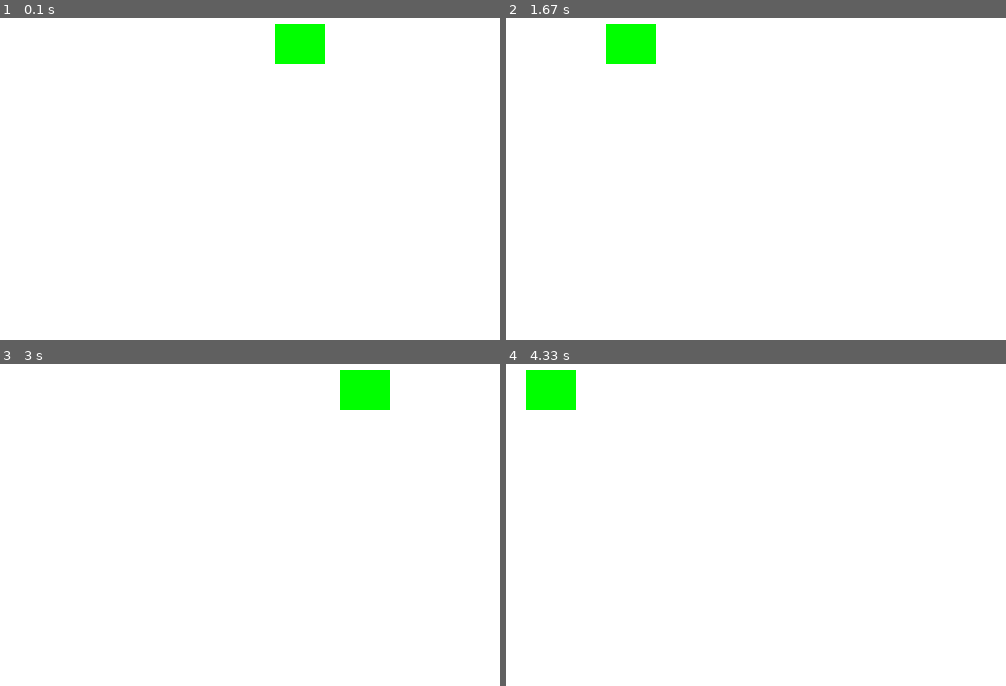
Above: before the commit, frames 1-4 (two rows, left to right).
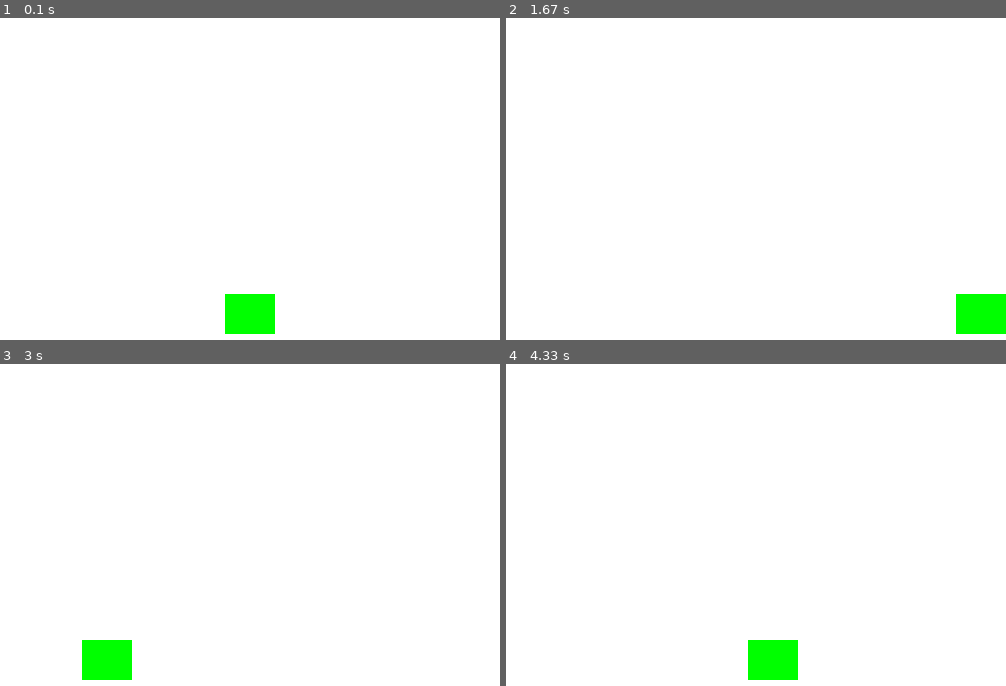
Above: after the commit, the same moments.

Repository: Poyuiu/simple-pygame
Game: pygame game, started from main.py
The game is run twice, just before and just after one commit, with the same random seed, the same clock (stepped at 60 frames per second) and the same inputs.
Inputs:
- Up to frame 1 (0.1 s): no input
- Up to frame 2 (1.67 s): hold A 0.33-0.8 s; hold Right 0.33-0.8 s; hold Right 0.83-1.3 s; hold D from 1.33 s (still down)
- Up to frame 3 (3 s): release D at 1.8 s; hold Left 1.83-2.37 s; hold A 2.4-2.8 s; hold Right from 2.83 s (still down)
- Up to frame 4 (4.33 s): release Right at 3.47 s; hold A 3.5-3.97 s; hold Right from 4 s (still down)

The runs differ from the first frame. In frame 1, 2.5% of the frame differs, in the area x 45-65%, y 1-99%; in frame 2, 2.5%; in frame 3, 2.5%; in frame 4, 2.5%.

Commit message:
spaceship class

Diff:
--- a/main.py
+++ b/main.py
@@ -1,3 +1,4 @@
+from tkinter import E
 import pygame
 
 # initialize the game and create the window
@@ -23,11 +24,21 @@
         self.image = pygame.Surface((50, 40))
         self.image.fill((0, 255, 0))
         self.rect = self.image.get_rect()
-        self.rect.center = (WIDTH / 2, HEIGHT / 2)
+        self.rect.centerx = WIDTH / 2
+        self.rect.bottom = HEIGHT - 10
+        self.speedx = 8
+
     def update(self):
-        self.rect.x += 10
-        if self.rect.left > WIDTH:
-            self.rect.right = 0
+        keyPressed = pygame.key.get_pressed()
+        if keyPressed[pygame.K_RIGHT] or keyPressed[pygame.K_d]:
+            self.rect.x += self.speedx
+        if keyPressed[pygame.K_LEFT] or keyPressed[pygame.K_a]:
+            self.rect.x -= self.speedx
+        if self.rect.right > WIDTH:
+            self.rect.right = WIDTH
+        if self.rect.left < 0:
+            self.rect.left = 0
+
 
 allSprites = pygame.sprite.Group()
 player = Player()
